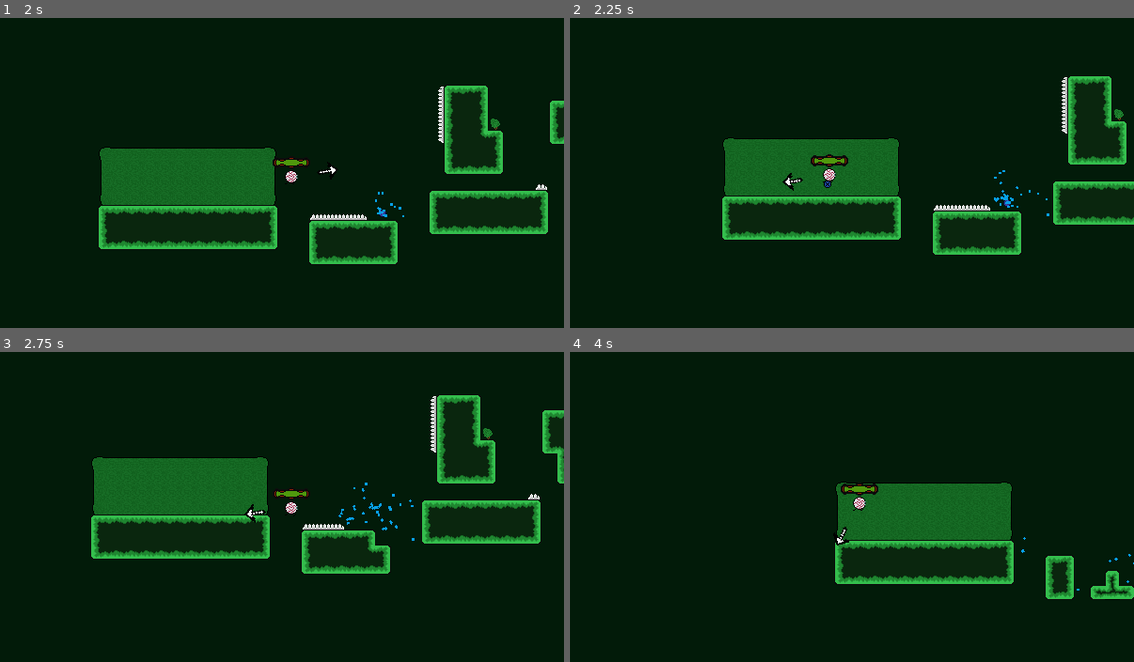
Above: before the commit, frames 1-4 (two rows, left to right).
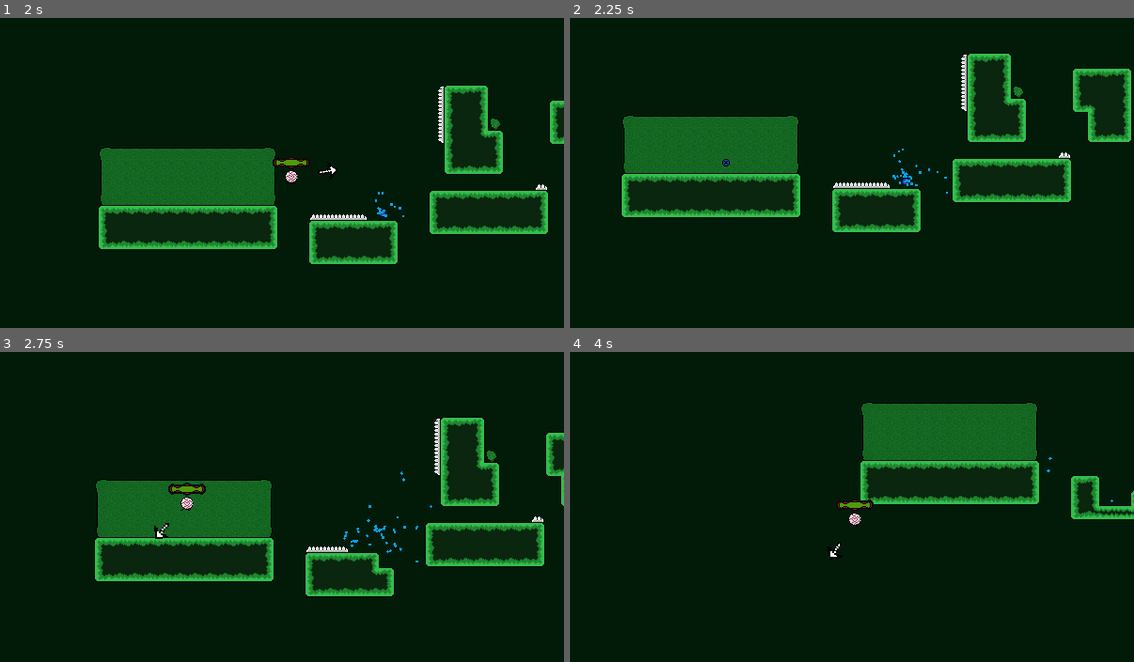
Above: after the commit, the same moments.

Repository: epimetheusgames/EyeSore
Game: Godot game, scene res://MainMenu.tscn
Same seed, same stepped clock (60 frames per second), same inputs: the game is played once before the commit and once after it.
Inputs (mouse positions are in pixels of both pictures, inside the frame that each line leads up to):
- Up to frame 1 (2 s): click (293, 142) at 0.5 s; tap Enter (ui_accept) at 1.25 s; move the mouse to (406, 157) at 1.27 s; hold D (movement_right) from 1.28 s (still down); click (406, 157) at 1.35 s; tap Space (movement_jump) at 1.52 s
- Up to frame 2 (2.25 s): keep holding D (movement_right); move the mouse to (739, 188) at 2.02 s; right-click (739, 188) at 2.1 s
- Up to frame 3 (2.75 s): keep holding D (movement_right); tap Space (movement_jump) at 2.27 s
- Up to frame 4 (4 s): move the mouse to (908, 438) at 2.77 s; release D (movement_right) at 2.78 s; hold A (movement_left) 2.78-3.53 s; tap Alt (self_destruct) at 2.85 s; move the mouse to (823, 569) at 3.52 s; hold D (movement_right) from 3.53 s (still down); click (823, 569) at 3.6 s; tap Space (movement_jump) at 3.77 s

Frame 1 is identical in both runs. In frame 2, 19% of the frame differs, in the area x 9-100%, y 11-77%; in frame 3, 15%; in frame 4, 16%.

Commit message:
added timer until respawn and made nplayer dissapear during that time, also tried to make a death animation by having an instanced scene with two seperate halves of the player sprite that fall away from each other that is instanced when the player dies, but for some reason it just doesn't show up, it seems to instance fine, it is just not there though, even stranger is that if i try to print from a script once it's instanced, it doesn't work, but i can still print the instanced variable and it gives me a result, so the scene is instancing, idk why it does that, pls help

Diff:
--- a/OGPC_Project_Native_Directory/Player.gd
+++ b/OGPC_Project_Native_Directory/Player.gd
@@ -3,8 +3,11 @@
 
 const normal_bullet_file_path = preload("res://Player_Bullet.tscn")
 const shockwave_bullet_file_path = preload("res://Player_Shockwave_Bullet.tscn")
+const death_particles_file_path = preload("res://Player_Death_Animation_Particles.tscn")
 
 var player_health = clamp(36, 4, 36)
+
+var death_particles
 
 var knockback_direction = 0
 export var shockwave_knockback_strength = Vector2(480, 475)
@@ -245,4 +248,14 @@
 
 func _on_Area2D_body_entered(body):
 	if "Spikes" in body.name:
-		position = last_grounded_pos
+		$Death_Animation_Timer.start(0.5)
+		get_node("/root/MainMenuRootNode/OWIE_Player").play()
+		self.hide()
+		var death_particles = death_particles_file_path.instance()
+		death_particles.position = self.position
+
+
+func _on_Death_Animation_Timer_timeout():
+	self.show()
+	position = last_grounded_pos
+	$Death_Animation_Timer.stop()
--- a/OGPC_Project_Native_Directory/Player.tscn
+++ b/OGPC_Project_Native_Directory/Player.tscn
@@ -65,96 +65,6 @@
 atlas = ExtResource( 6 )
 region = Rect2( 176, 0, 16, 16 )
 
-[sub_resource type="AtlasTexture" id=86]
-flags = 1
-atlas = ExtResource( 6 )
-region = Rect2( 192, 0, 16, 16 )
-
-[sub_resource type="AtlasTexture" id=90]
-flags = 1
-atlas = ExtResource( 12 )
-region = Rect2( 48, 0, 16, 16 )
-
-[sub_resource type="AtlasTexture" id=91]
-flags = 1
-atlas = ExtResource( 12 )
-region = Rect2( 64, 0, 16, 16 )
-
-[sub_resource type="AtlasTexture" id=92]
-flags = 1
-atlas = ExtResource( 12 )
-region = Rect2( 80, 0, 16, 16 )
-
-[sub_resource type="AtlasTexture" id=87]
-flags = 1
-atlas = ExtResource( 12 )
-region = Rect2( 0, 0, 16, 16 )
-
-[sub_resource type="AtlasTexture" id=88]
-flags = 1
-atlas = ExtResource( 12 )
-region = Rect2( 16, 0, 16, 16 )
-
-[sub_resource type="AtlasTexture" id=89]
-flags = 1
-atlas = ExtResource( 12 )
-region = Rect2( 32, 0, 16, 16 )
-
-[sub_resource type="AtlasTexture" id=67]
-flags = 1
-atlas = ExtResource( 7 )
-region = Rect2( 352, 0, 16, 16 )
-
-[sub_resource type="AtlasTexture" id=68]
-flags = 1
-atlas = ExtResource( 7 )
-region = Rect2( 336, 0, 16, 16 )
-
-[sub_resource type="AtlasTexture" id=69]
-flags = 1
-atlas = ExtResource( 7 )
-region = Rect2( 320, 0, 16, 16 )
-
-[sub_resource type="AtlasTexture" id=70]
-flags = 1
-atlas = ExtResource( 7 )
-region = Rect2( 304, 0, 16, 16 )
-
-[sub_resource type="AtlasTexture" id=71]
-flags = 1
-atlas = ExtResource( 7 )
-region = Rect2( 288, 0, 16, 16 )
-
-[sub_resource type="AtlasTexture" id=72]
-flags = 1
-atlas = ExtResource( 7 )
-region = Rect2( 272, 0, 16, 16 )
-
-[sub_resource type="AtlasTexture" id=73]
-flags = 1
-atlas = ExtResource( 7 )
-region = Rect2( 256, 0, 16, 16 )
-
-[sub_resource type="AtlasTexture" id=74]
-flags = 1
-atlas = ExtResource( 7 )
-region = Rect2( 240, 0, 16, 16 )
-
-[sub_resource type="AtlasTexture" id=75]
-flags = 1
-atlas = ExtResource( 7 )
-region = Rect2( 224, 0, 16, 16 )
-
-[sub_resource type="AtlasTexture" id=76]
-flags = 1
-atlas = ExtResource( 7 )
-region = Rect2( 208, 0, 16, 16 )
-
-[sub_resource type="AtlasTexture" id=77]
-flags = 1
-atlas = ExtResource( 7 )
-region = Rect2( 192, 0, 16, 16 )
-
 [sub_resource type="AtlasTexture" id=78]
 flags = 1
 atlas = ExtResource( 11 )
@@ -168,6 +78,96 @@
 [sub_resource type="AtlasTexture" id=80]
 flags = 1
 atlas = ExtResource( 11 )
+region = Rect2( 32, 0, 16, 16 )
+
+[sub_resource type="AtlasTexture" id=86]
+flags = 1
+atlas = ExtResource( 6 )
+region = Rect2( 192, 0, 16, 16 )
+
+[sub_resource type="AtlasTexture" id=90]
+flags = 1
+atlas = ExtResource( 12 )
+region = Rect2( 48, 0, 16, 16 )
+
+[sub_resource type="AtlasTexture" id=91]
+flags = 1
+atlas = ExtResource( 12 )
+region = Rect2( 64, 0, 16, 16 )
+
+[sub_resource type="AtlasTexture" id=92]
+flags = 1
+atlas = ExtResource( 12 )
+region = Rect2( 80, 0, 16, 16 )
+
+[sub_resource type="AtlasTexture" id=67]
+flags = 1
+atlas = ExtResource( 7 )
+region = Rect2( 352, 0, 16, 16 )
+
+[sub_resource type="AtlasTexture" id=68]
+flags = 1
+atlas = ExtResource( 7 )
+region = Rect2( 336, 0, 16, 16 )
+
+[sub_resource type="AtlasTexture" id=69]
+flags = 1
+atlas = ExtResource( 7 )
+region = Rect2( 320, 0, 16, 16 )
+
+[sub_resource type="AtlasTexture" id=70]
+flags = 1
+atlas = ExtResource( 7 )
+region = Rect2( 304, 0, 16, 16 )
+
+[sub_resource type="AtlasTexture" id=71]
+flags = 1
+atlas = ExtResource( 7 )
+region = Rect2( 288, 0, 16, 16 )
+
+[sub_resource type="AtlasTexture" id=72]
+flags = 1
+atlas = ExtResource( 7 )
+region = Rect2( 272, 0, 16, 16 )
+
+[sub_resource type="AtlasTexture" id=73]
+flags = 1
+atlas = ExtResource( 7 )
+region = Rect2( 256, 0, 16, 16 )
+
+[sub_resource type="AtlasTexture" id=74]
+flags = 1
+atlas = ExtResource( 7 )
+region = Rect2( 240, 0, 16, 16 )
+
+[sub_resource type="AtlasTexture" id=75]
+flags = 1
+atlas = ExtResource( 7 )
+region = Rect2( 224, 0, 16, 16 )
+
+[sub_resource type="AtlasTexture" id=76]
+flags = 1
+atlas = ExtResource( 7 )
+region = Rect2( 208, 0, 16, 16 )
+
+[sub_resource type="AtlasTexture" id=77]
+flags = 1
+atlas = ExtResource( 7 )
+region = Rect2( 192, 0, 16, 16 )
+
+[sub_resource type="AtlasTexture" id=87]
+flags = 1
+atlas = ExtResource( 12 )
+region = Rect2( 0, 0, 16, 16 )
+
+[sub_resource type="AtlasTexture" id=88]
+flags = 1
+atlas = ExtResource( 12 )
+region = Rect2( 16, 0, 16, 16 )
+
+[sub_resource type="AtlasTexture" id=89]
+flags = 1
+atlas = ExtResource( 12 )
 region = Rect2( 32, 0, 16, 16 )
 
 [sub_resource type="AtlasTexture" id=85]
@@ -181,6 +181,11 @@
 "loop": true,
 "name": "Walking_Right",
 "speed": 20.0
+}, {
+"frames": [ SubResource( 78 ), SubResource( 79 ), SubResource( 80 ) ],
+"loop": false,
+"name": "Jumping_Center",
+"speed": 15.0
 }, {
 "frames": [ SubResource( 86 ) ],
 "loop": true,
@@ -192,21 +197,16 @@
 "name": "Jumping_Right",
 "speed": 15.0
 }, {
+"frames": [ SubResource( 67 ), SubResource( 68 ), SubResource( 69 ), SubResource( 70 ), SubResource( 71 ), SubResource( 72 ), SubResource( 73 ), SubResource( 74 ), SubResource( 75 ), SubResource( 76 ), SubResource( 77 ) ],
+"loop": true,
+"name": "Walking_Left",
+"speed": 20.0
+}, {
 "frames": [ SubResource( 87 ), SubResource( 88 ), SubResource( 89 ) ],
 "loop": false,
 "name": "Jumping_Left",
 "speed": 15.0
 }, {
-"frames": [ SubResource( 67 ), SubResource( 68 ), SubResource( 69 ), SubResource( 70 ), SubResource( 71 ), SubResource( 72 ), SubResource( 73 ), SubResource( 74 ), SubResource( 75 ), SubResource( 76 ), SubResource( 77 ) ],
-"loop": true,
-"name": "Walking_Left",
-"speed": 20.0
-}, {
-"frames": [ SubResource( 78 ), SubResource( 79 ), SubResource( 80 ) ],
-"loop": false,
-"name": "Jumping_Center",
-"speed": 15.0
-}, {
 "frames": [ SubResource( 85 ) ],
 "loop": true,
 "name": "Idle_Right",
@@ -214,8 +214,8 @@
 } ]
 
 [sub_resource type="CapsuleShape2D" id=93]
-radius = 9.0
-height = 14.0
+radius = 7.0
+height = 6.0
 
 [node name="Player_Body" type="KinematicBody2D"]
 collision_layer = 2
@@ -267,4 +267,7 @@
 position = Vector2( 0, -8 )
 shape = SubResource( 93 )
 
+[node name="Death_Animation_Timer" type="Timer" parent="."]
+
 [connection signal="body_entered" from="Area2D" to="." method="_on_Area2D_body_entered"]
+[connection signal="timeout" from="Death_Animation_Timer" to="." method="_on_Death_Animation_Timer_timeout"]
--- /dev/null
+++ b/OGPC_Project_Native_Directory/Player_Death_Animation_Particles.gd
@@ -0,0 +1,5 @@
+extends Node2D
+
+
+func _physics_process(delta):
+	print("im alive!")
--- /dev/null
+++ b/OGPC_Project_Native_Directory/Player_Death_Animation_Particles.tscn
@@ -0,0 +1,37 @@
+[gd_scene load_steps=6 format=2]
+
+[ext_resource path="res://ogpc_project_player_death_anim_right.png" type="Texture" id=1]
+[ext_resource path="res://ogpc_project_player_death_anim_left.png" type="Texture" id=2]
+[ext_resource path="res://Player_Death_Animation_Particles.gd" type="Script" id=3]
+
+[sub_resource type="RectangleShape2D" id=1]
+extents = Vector2( 3.5, 7.5 )
+
+[sub_resource type="RectangleShape2D" id=2]
+extents = Vector2( 3.5, 7.5 )
+
+[node name="Player_Death_Animation_Particles" type="Node2D"]
+script = ExtResource( 3 )
+
+[node name="Player_Left_Half" type="RigidBody2D" parent="."]
+applied_force = Vector2( -30, 0 )
+
+[node name="CollisionShape2D" type="CollisionShape2D" parent="Player_Left_Half"]
+position = Vector2( -3.5, -8.5 )
+shape = SubResource( 1 )
+
+[node name="Sprite" type="Sprite" parent="Player_Left_Half"]
+position = Vector2( -4, -8 )
+texture = ExtResource( 2 )
+
+[node name="Player_Right_Half" type="RigidBody2D" parent="."]
+position = Vector2( 0, -4 )
+applied_force = Vector2( 30, 0 )
+
+[node name="CollisionShape2D" type="CollisionShape2D" parent="Player_Right_Half"]
+position = Vector2( 3.5, -4.5 )
+shape = SubResource( 2 )
+
+[node name="Sprite" type="Sprite" parent="Player_Right_Half"]
+position = Vector2( 4, -4 )
+texture = ExtResource( 1 )
--- a/OGPC_Project_Native_Directory/Save_Data.gd
+++ b/OGPC_Project_Native_Directory/Save_Data.gd
@@ -224,5 +224,3 @@
 		game_save_time = game_save_max
 		data = get_current_level_data(data["level"])
 		save_game()
-
-# This code is officially commented lol.
Binary file added: OGPC_Project_Native_Directory/ogpc_project_player_death_anim_left.png
Not shown, added: OGPC_Project_Native_Directory/ogpc_project_player_death_anim_left.png.import
Binary file added: OGPC_Project_Native_Directory/ogpc_project_player_death_anim_right.png
Not shown, added: OGPC_Project_Native_Directory/ogpc_project_player_death_anim_right.png.import
